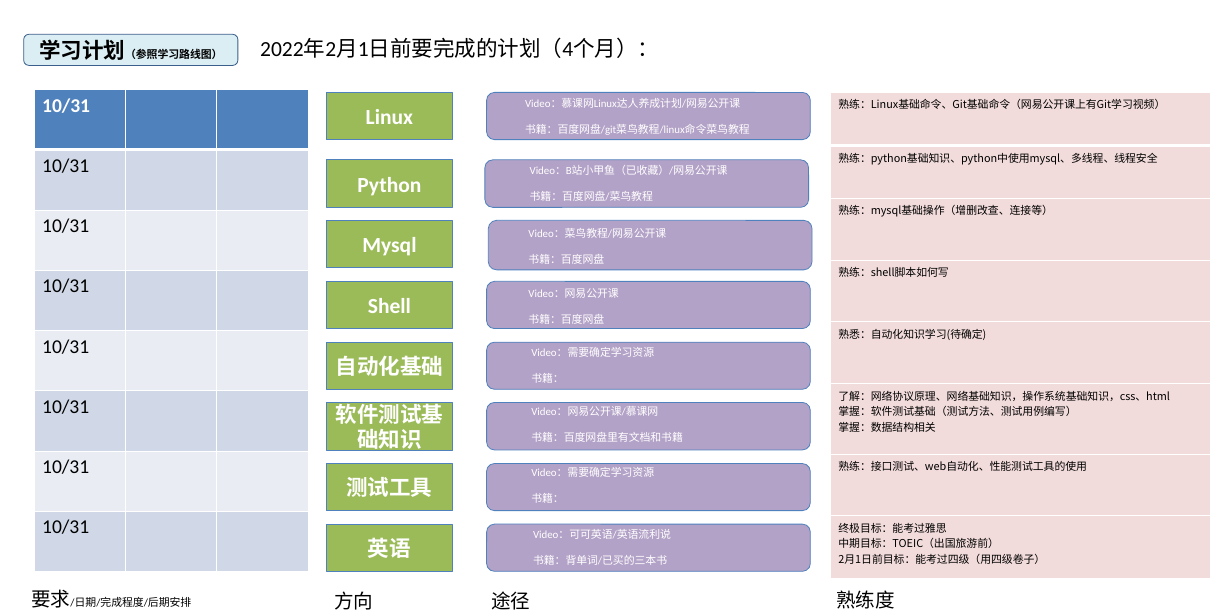
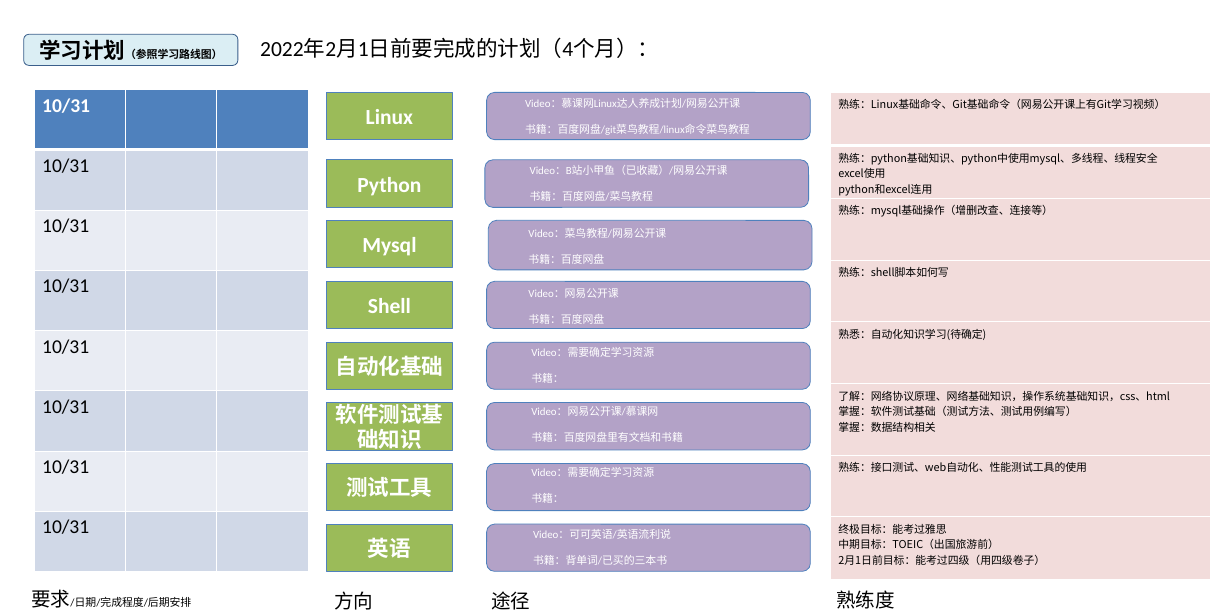
Before and after one commit to zjj15/zjj_project, a slide deck: slide 1 of 学习参照表.pptx. Drawn at 1232x616 pixels with LibreOffice and Linux fonts; fonts in the diff are those of the drawing. Boxes give left, top, right and bottom in pixels: in the first picture for what was removed or moved away, otherwise in the second. Text is boxed around its words. In the diff, an @@ line names an element or a change of style, - is before the commit and + after.

Commit message:
modify

```diff
--- a/学习参照表.pptx
+++ b/学习参照表.pptx
@@ table at box(831, 92, 1210, 569) @@
-row 2, column 1: 熟练：python基础知识、python中使用mysql、多线程、线程安全
+row 2, column 1: 熟练：python基础知识、python中使用mysql、多线程、线程安全 / excel使用 / python和excel连用
```
